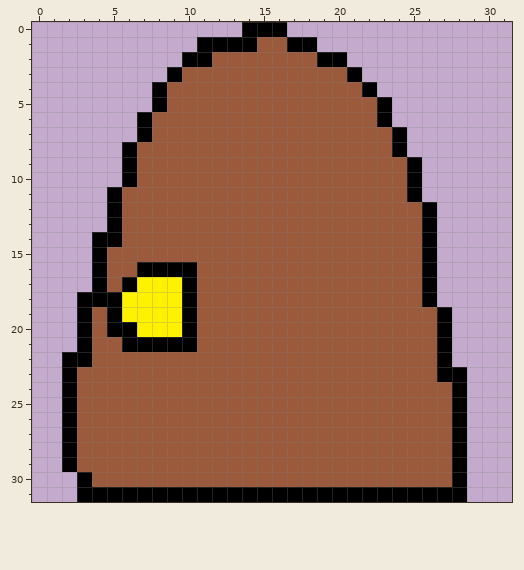
File history of a pixel-art sprite, assets/closed_door.png. Above: the version before the commit.
The file is 32x32 pixels. Colours within 5 levels of each other are drawn and written as one.
The same view after the edit:
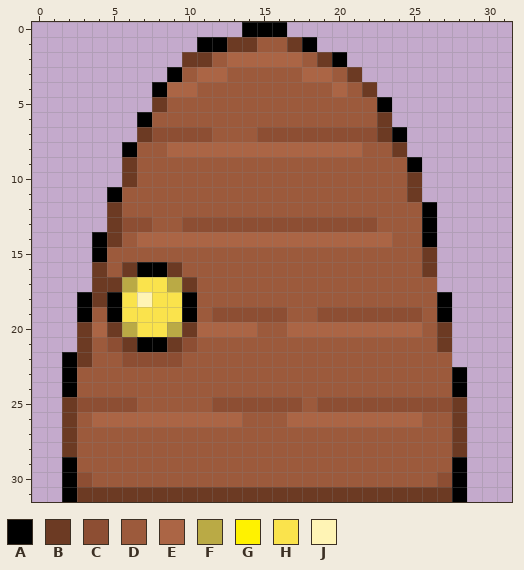
Palette (. is transparent): A #000000  B #6c3a23  C #8d4e33  D #9c5a3c  E #ab6545  F #baaa45  G #fff200  H #fae34c  J #fff4b5
Edits made:
{"y":1,"x":13,"old":"AA","new":"BB"}
{"y":1,"x":17,"old":"A","new":"B"}
{"y":2,"x":10,"old":"AA","new":"BB"}
{"y":2,"x":13,"old":"DDDDD","new":"EEEEE"}
{"y":2,"x":19,"old":"A","new":"B"}
{"y":3,"x":11,"old":"DD","new":"EE"}
{"y":3,"x":18,"old":"DD","new":"EE"}
{"y":3,"x":21,"old":"A","new":"B"}
{"y":4,"x":9,"old":"DD","new":"EE"}
{"y":4,"x":20,"old":"D","new":"E"}
{"y":4,"x":22,"old":"A","new":"B"}
{"y":5,"x":8,"old":"A","new":"B"}
{"y":6,"x":23,"old":"A","new":"B"}
{"y":7,"x":7,"old":"ADDDD","new":"BCCCC"}
{"y":7,"x":15,"old":"DDDDDDDDD","new":"CCCCCCCCB"}
{"y":8,"x":9,"old":"DDDDDDDDDDDDD","new":"EEEEEEEEEEEEE"}
{"y":8,"x":24,"old":"A","new":"B"}
{"y":9,"x":6,"old":"A","new":"B"}
{"y":10,"x":6,"old":"A","new":"B"}
{"y":10,"x":25,"old":"A","new":"B"}
{"y":11,"x":25,"old":"A","new":"B"}
{"y":12,"x":5,"old":"A","new":"B"}
{"y":13,"x":5,"old":"ADD","new":"BCC"}
{"y":13,"x":10,"old":"DDDDDDDDDDDDD","new":"CCCCCCCCCCCCC"}
{"y":14,"x":5,"old":"A","new":"B"}
{"y":14,"x":7,"old":"DDDDDDDDDDDDDDDDD","new":"EEEEEEEEEEEEEEEEE"}
{"y":15,"x":26,"old":"A","new":"B"}
{"y":16,"x":4,"old":"A","new":"B"}
{"y":16,"x":6,"old":"D","new":"B"}
{"y":16,"x":9,"old":"AA","new":"BD"}
{"y":16,"x":26,"old":"A","new":"B"}
{"y":17,"x":4,"old":"ADAGGGA","new":"BBFHHFB"}
{"y":17,"x":26,"old":"A","new":"D"}
{"y":18,"x":4,"old":"A","new":"B"}
{"y":18,"x":6,"old":"GGGG","new":"HJHH"}
{"y":18,"x":26,"old":"A.","new":"DA"}
{"y":19,"x":6,"old":"GGGG","new":"HHHH"}
{"y":19,"x":12,"old":"DDDDD","new":"CCCCC"}
{"y":19,"x":19,"old":"DDDDDDD","new":"CCCCCCC"}
{"y":20,"x":3,"old":"ADAAGGGADDDD","new":"BEBFHHFBEEEE"}
{"y":20,"x":17,"old":"DDDDDDDDD","new":"EEEEEEEEE"}
{"y":20,"x":27,"old":"A","new":"B"}
{"y":21,"x":3,"old":"A","new":"B"}
{"y":21,"x":5,"old":"DA","new":"CB"}
{"y":21,"x":9,"old":"AA","new":"BC"}
{"y":21,"x":27,"old":"A","new":"B"}
{"y":22,"x":3,"old":"A","new":"B"}
{"y":22,"x":6,"old":"DDDD","new":"CCCC"}
{"y":22,"x":27,"old":"A","new":"D"}
{"y":23,"x":27,"old":"A","new":"D"}
{"y":25,"x":2,"old":"ADDDD","new":"BCCCC"}
{"y":25,"x":12,"old":"DDDDDD","new":"CCCCCC"}
{"y":25,"x":19,"old":"DDDDDDDDDA","new":"CCCCCCCCCB"}
{"y":26,"x":2,"old":"A","new":"B"}
{"y":26,"x":4,"old":"DDDDDDDDDD","new":"EEEEEEEEEE"}
{"y":26,"x":17,"old":"DDDDDDDDD","new":"EEEEEEEEE"}
{"y":26,"x":28,"old":"A","new":"B"}
{"y":27,"x":2,"old":"A","new":"B"}
{"y":27,"x":28,"old":"A","new":"B"}
{"y":28,"x":2,"old":"A","new":"B"}
{"y":28,"x":28,"old":"A","new":"B"}
{"y":30,"x":2,"old":".A","new":"AC"}
{"y":30,"x":27,"old":"D","new":"C"}
{"y":31,"x":2,"old":".AAAAAAAAAAAAAAAAAAAAAAAAA","new":"ABBBBBBBBBBBBBBBBBBBBBBBBB"}
{"label":"changed","picture_box":[62,37,467,502]}
